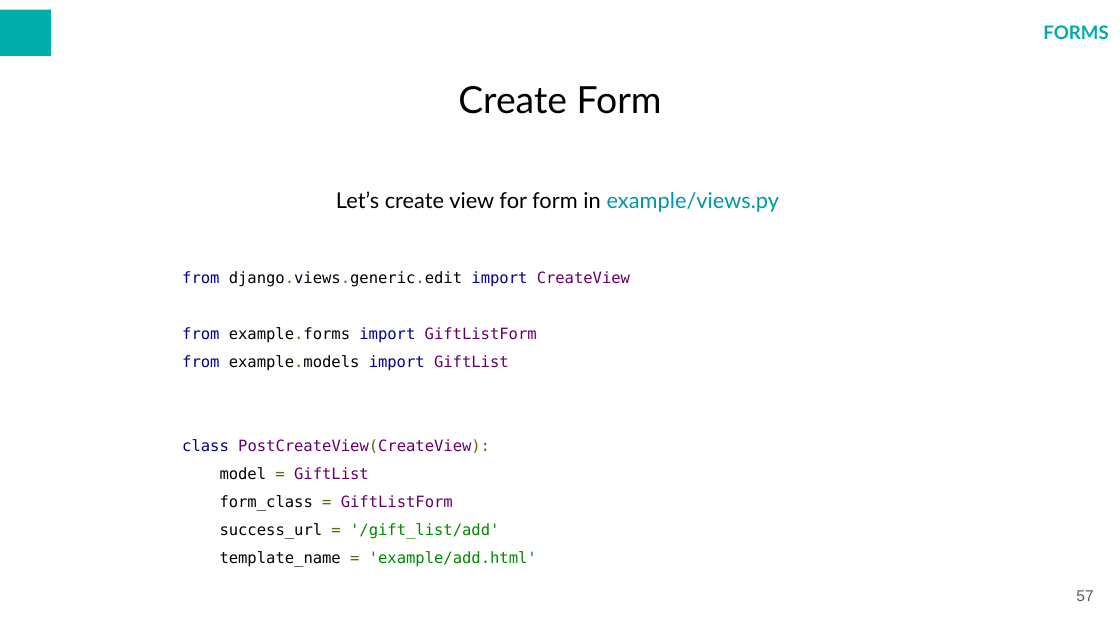
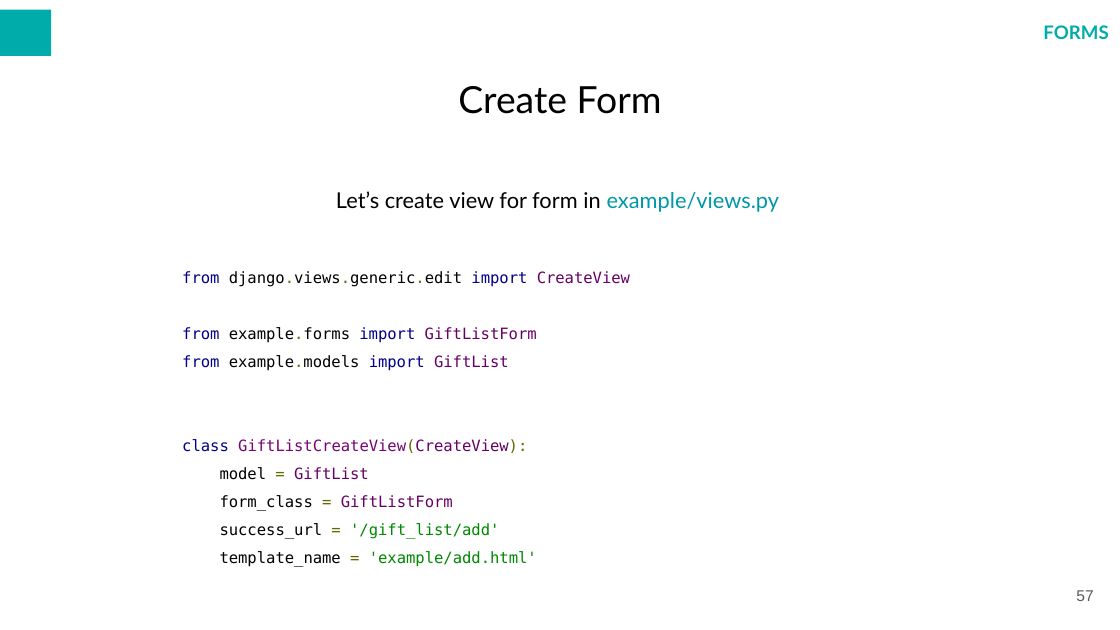
Before and after one commit to warcholprzemo/php-advanced, a slide deck: slide 57 of docs/PHP ADVANCED.odp. Drawn at 1120x630 pixels with LibreOffice and Linux fonts; fonts in the diff are those of the drawing; background and template pictures are left out. Boxes give left, top, right and bottom in pixels: in the first picture for what was removed or moved away, otherwise in the second. Text is boxed around its words. In the diff, an @@ line names an element or a change of style, - is before the commit and + after.

```diff
--- a/docs/PHP ADVANCED.odp
+++ b/docs/PHP ADVANCED.odp
@@ text at bbox=[182, 439, 527, 453]: text changed; text colour #660066 to #780373 @@
-class PostCreateView(CreateView):
+class GiftListCreateView(CreateView):
```
Also in this commit, not shown: 11 other slides changed, 9 other files.
